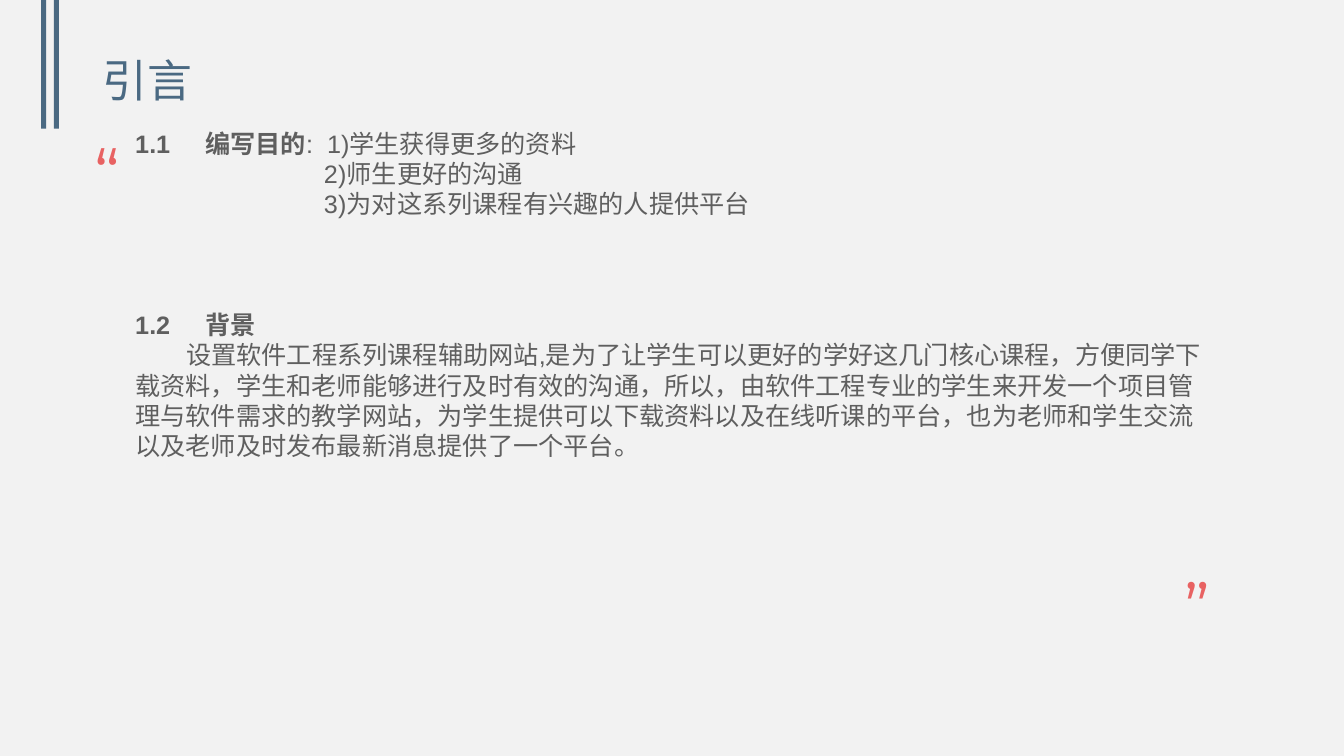
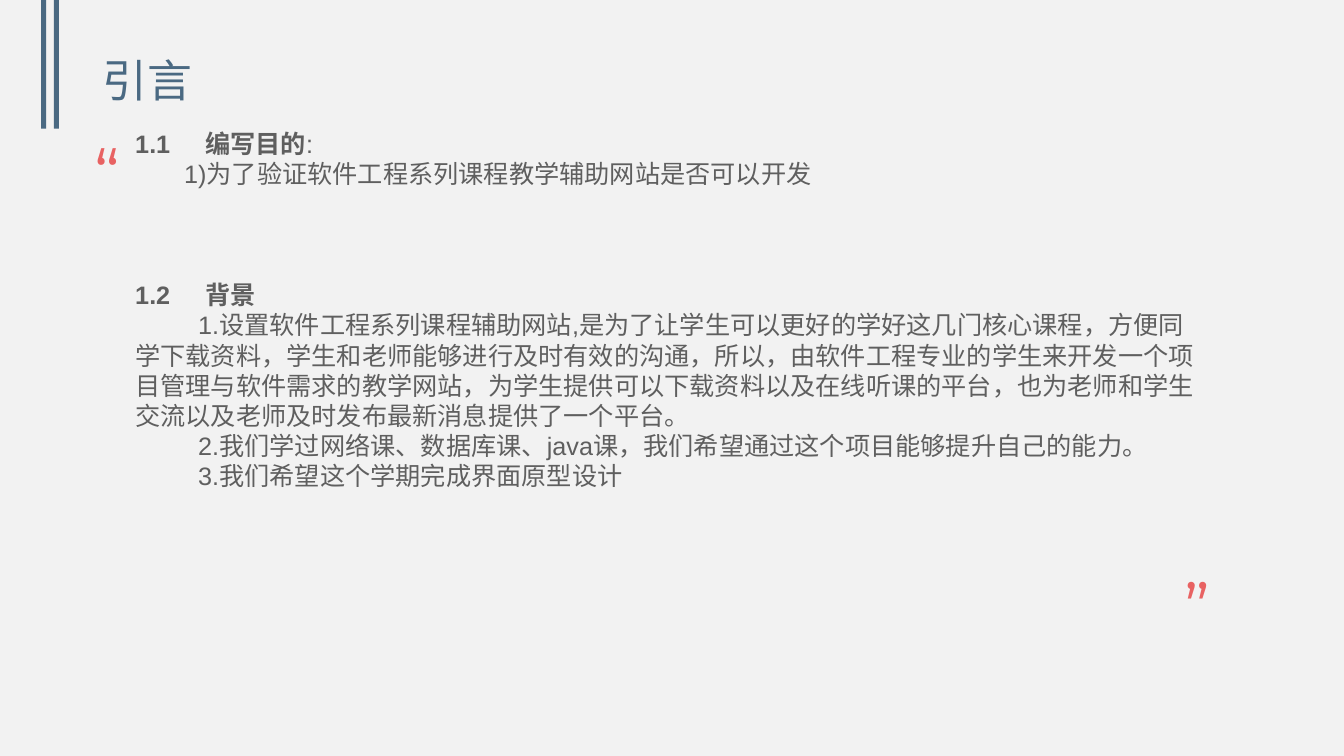
Before and after one commit to WangJiaNan1/G05, a slide deck: slide 4 of G05_1/非受控文档/可行性研究报告/G05_可行性研究报告PPT.pptx. Drawn at 1344x756 pixels with LibreOffice and Linux fonts; fonts in the diff are those of the drawing. Boxes give left, top, right and bottom in pixels: in the first picture for what was removed or moved away, otherwise in the second. Text is boxed around its words. In the diff, an @@ line names an element or a change of style, - is before the commit and + after.

```diff
--- a/G05_1/非受控文档/可行性研究报告/G05_可行性研究报告PPT.pptx
+++ b/G05_1/非受控文档/可行性研究报告/G05_可行性研究报告PPT.pptx
@@ text at [135, 131, 811, 188]: text changed @@
-1.1 编写目的: 1)学生获得更多的资料
-2)师生更好的沟通
-3)为对这系列课程有兴趣的人提供平台
+1.1 编写目的:
+1)为了验证软件工程系列课程教学辅助网站是否可以开发
@@ text at [135, 314, 1193, 487]: text changed @@
-设置软件工程系列课程辅助网站,是为了让学生可以更好的学好这几门核心课程，方便同学下载资料，学生和老师能够进行及时有效的沟通，所以，由软件工程专业的学生来开发一个项目管理与软件需求的教学网站，为学生提供可以下载资料以及在线听课的平台，也为老师和学生交流以及老师及时发布最新消息提供了一个平台。
+1.设置软件工程系列课程辅助网站,是为了让学生可以更好的学好这几门核心课程，方便同学下载资料，学生和老师能够进行及时有效的沟通，所以，由软件工程专业的学生来开发一个项目管理与软件需求的教学网站，为学生提供可以下载资料以及在线听课的平台，也为老师和学生交流以及老师及时发布最新消息提供了一个平台。
+2.我们学过网络课、数据库课、java课，我们希望通过这个项目能够提升自己的能力。
+3.我们希望这个学期完成界面原型设计
```
Also in this commit, not shown: 2 other slides changed, 1 slide removed, 5 other files.
